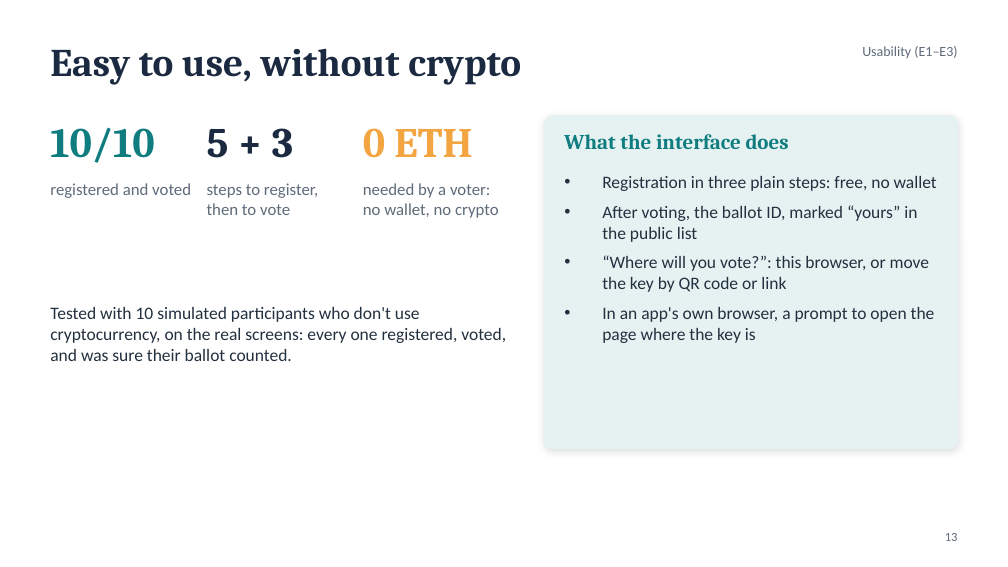
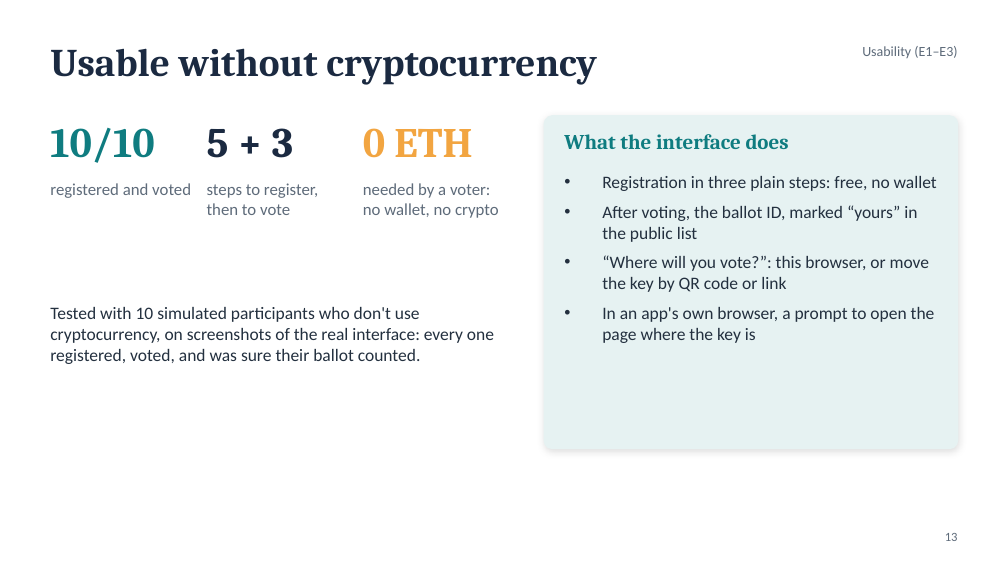
Before and after one commit to Chaitanya-Keyal/decentralized-voting-system, a slide deck: slide 13 of reports/eval2-slides.pptx. Drawn at 1008x567 pixels with LibreOffice and Linux fonts; fonts in the diff are those of the drawing. Boxes give left, top, right and bottom in pixels: in the first picture for what was removed or moved away, otherwise in the second. Text is boxed around its words. In the diff, an @@ line names an element or a change of style, - is before the commit and + after.

Commit message:
docs(report): write for the reader only; tighten wording on the slides
The implementation plan covers the implementation phases only. The report drops workflow terms
(commits, pull requests, a configuration variable), reads the results without commentary, and
says which load results come from a local chain. The usability results file holds the run the
report describes. On the slides, titles and captions are plainer, and the demo steps speak of
a voter rather than to the audience.

```diff
--- a/reports/eval2-slides.pptx
+++ b/reports/eval2-slides.pptx
@@ text at (x1=50, y1=48, x2=597, y2=85): text changed @@
-Easy to use, without crypto
+Usable without cryptocurrency
@@ text at (x1=50, y1=307, x2=494, y2=364): text changed @@
-Tested with 10 simulated participants who don't use cryptocurrency, on the real screens: every one registered, voted, and was sure their ballot counted.
+Tested with 10 simulated participants who don't use cryptocurrency, on screenshots of the real interface: every one registered, voted, and was sure their ballot counted.
```
Also in this commit, not shown: 4 other slides changed, 8 other files.
